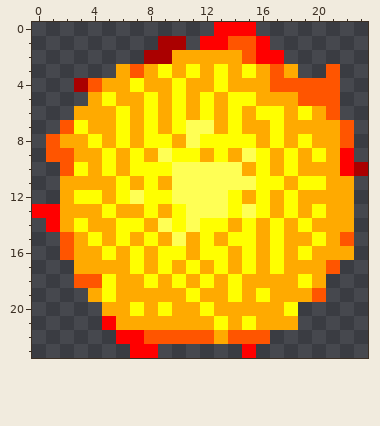
A pixel-art sprite gets an edit: resources/images/sun~color.png. The picture above was drawn from the file before the commit.
The file is 25x25 pixels. The old version is drawn lined up with the new one, on the new canvas.
The result:
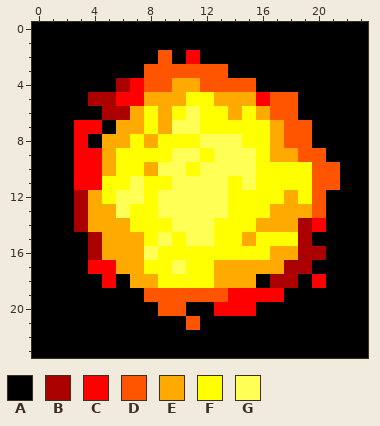
Palette (. is transparent): A #000000  B #aa0000  C #ff0000  D #ff5500  E #ffaa00  F #ffff00  G #ffff55
Changes in this commit:
canvas 25x25 -> 24x24 (the part of the old canvas that was cut away was empty and is not shown)
Changed rows in their new state; - is an unchanged pixel.
first column x 0:
 0 AAAAAAAAAAAAAAAAAAAAAAAA
 1 AAAAAAAAAAAAAAAAAAAAAAAA
 2 AAAAAAAAADACAAAAAAAAAAAA
 3 AAAAAAAADDDDDDAAAAAAAAAA
 4 AAAAAABCDDE-DDDDAAAAAAAA
 5 AAAABBCCE-EF--EECDDAAAAA
 6 AAAAABB----G-FEFEDDAAAAA
 7 AAACCAE---G-FF-FFEDDAAAA
 8 AAACA-EFE-FFGGG-FEDDAAAA
 9 AAACCEF-FFGGFGG---EDDAAA
10 AAACCEF-EG-F---G-F-FDDAA
11 AAACCF-G-F----F---F-DDAA
12 AAABEFG--G-----F-FEFDAAA
13 AAAB-EGF-GG----F--E-DAAA
14 AAAB--E-FFG-G-F--E-BCAAA
15 AAAAB-E--GFGGF-EF-FBAAAA
16 AAAABE-EG--F--F-FE-BBAAA
17 AAAACC-EF-G-FE-E-EBBAAAA
18 AAAAACA-EF-F--E-ABBACAAA
19 AAAAAAAADDDDDDCCCCAAAAAA
20 AAAAAAAAADDAACCCAAAAAAAA
21 AAAAAAAAAAADAAAAAAAAAAAA
22 AAAAAAAAAAAAAAAAAAAAAAAA
23 AAAAAAAAAAAAAAAAAAAAAAAA
Where, in picture pixels (left, top, right, bottom), the same in both pictures:
changed: (32, 22, 368, 358)
